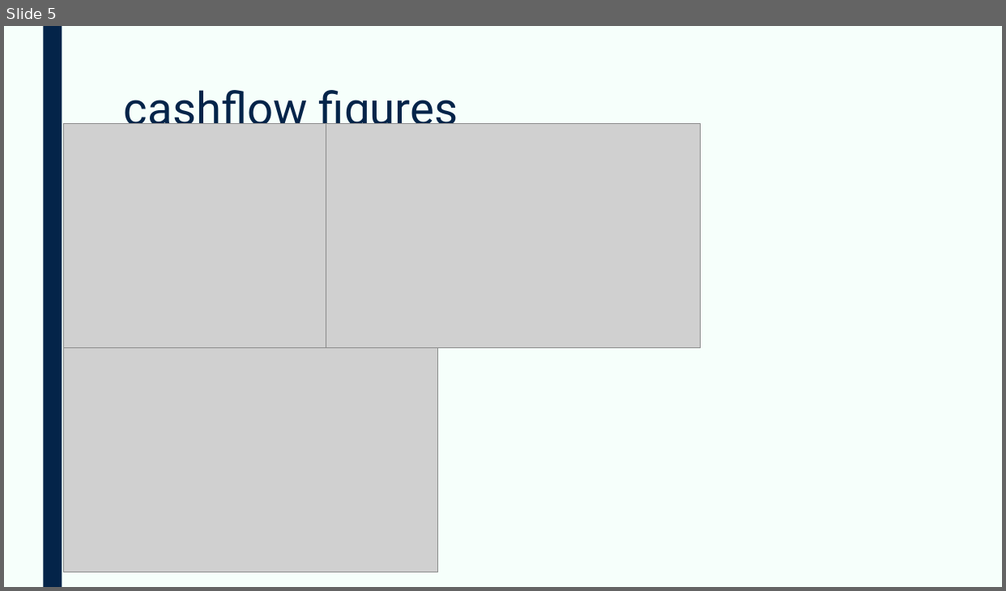
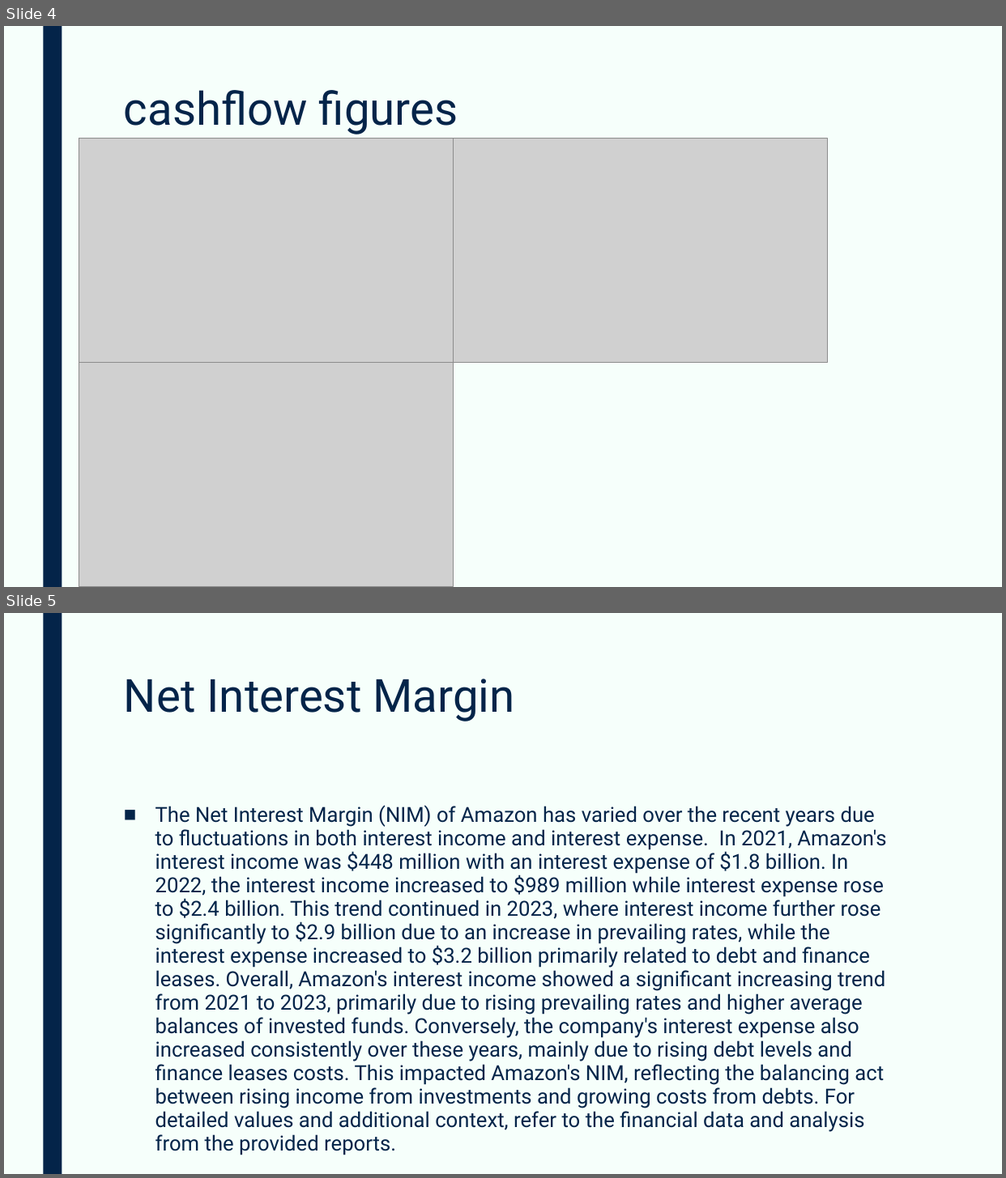
Before and after one commit to devangovind/AMUCLDISS, a slide deck: fastapi-backend/app/pres/output.pptx. Shown one above the other, each under a label of ours: slide 5 before the commit, slides 4 and 5 after it. The pictures are 1006x591 and 1006x1178 pixels, drawn with LibreOffice and Linux fonts; fonts in the diff are those of the drawing; grey boxes stand for pictures. Boxes give left, top, right and bottom in pixels: in the first picture for what was removed or moved away, otherwise in the second. Text is boxed around its words. In the diff, an @@ line names an element or a change of style, - is before the commit and + after.

```diff
--- a/fastapi-backend/app/pres/output.pptx
+++ b/fastapi-backend/app/pres/output.pptx
@@ slide 5 added at [4, 613, 1002, 1174], background #F6FFFB; not listed: 1 template element that a slide beside it also shows @@
@@ title added at [124, 679, 515, 722], 44 pt, text #042449 @@
+Net Interest Margin
@@ text added at [155, 805, 886, 1105], 20 pt, text #042449 @@
+■ The Net Interest Margin (NIM) of Amazon has varied over the recent years due to fluctuations in both interest income and interest expense. In 2021, Amazon's interest income was $448 million with an interest expense of $1.8 billion. In 2022, the interest income increased to $989 million while interest expense rose to $2.4 billion. This trend continued in 2023, where interest income further rose significantly to $2.9 billion due to an increase in prevailing rates, while the interest expense increased to $3.2 billion primarily related to debt and finance leases. Overall, Amazon's interest income showed a significant increasing trend from 2021 to 2023, primarily due to rising prevailing rates and higher average balances of invested funds. Conversely, the company's interest expense also increased consistently over these years, mainly due to rising debt levels and finance leases costs. This impacted Amazon's NIM, reflecting the balancing act between rising income from investments and growing costs from debts. For detailed values and additional context, refer to the financial data and analysis from the provided reports.
@@ what was slide 5 is now slide 4 @@
@@ slide 4 changed as well @@
@@ picture: place and size @@
-picture at [64, 123, 438, 348]
+picture at [79, 139, 454, 363]
@@ picture: place and size @@
-picture at [326, 123, 701, 348]
+picture at [454, 139, 828, 363]
@@ picture: place and size @@
-picture at [64, 348, 438, 573]
+picture at [79, 363, 454, 587]
```
Also in this commit, not shown: 2 other slides changed, 2 other slides added, 2 slides removed, 4 other files.
